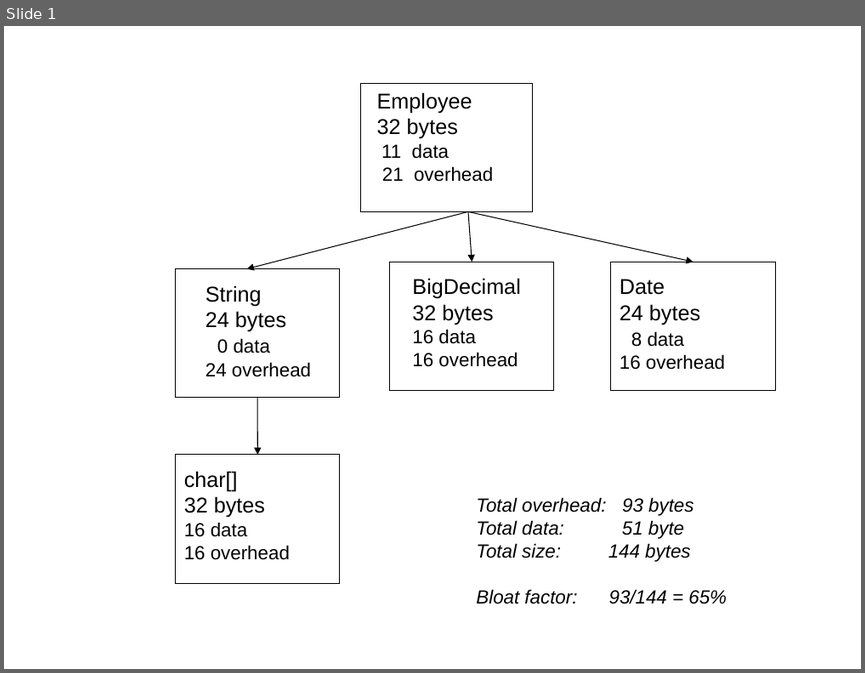
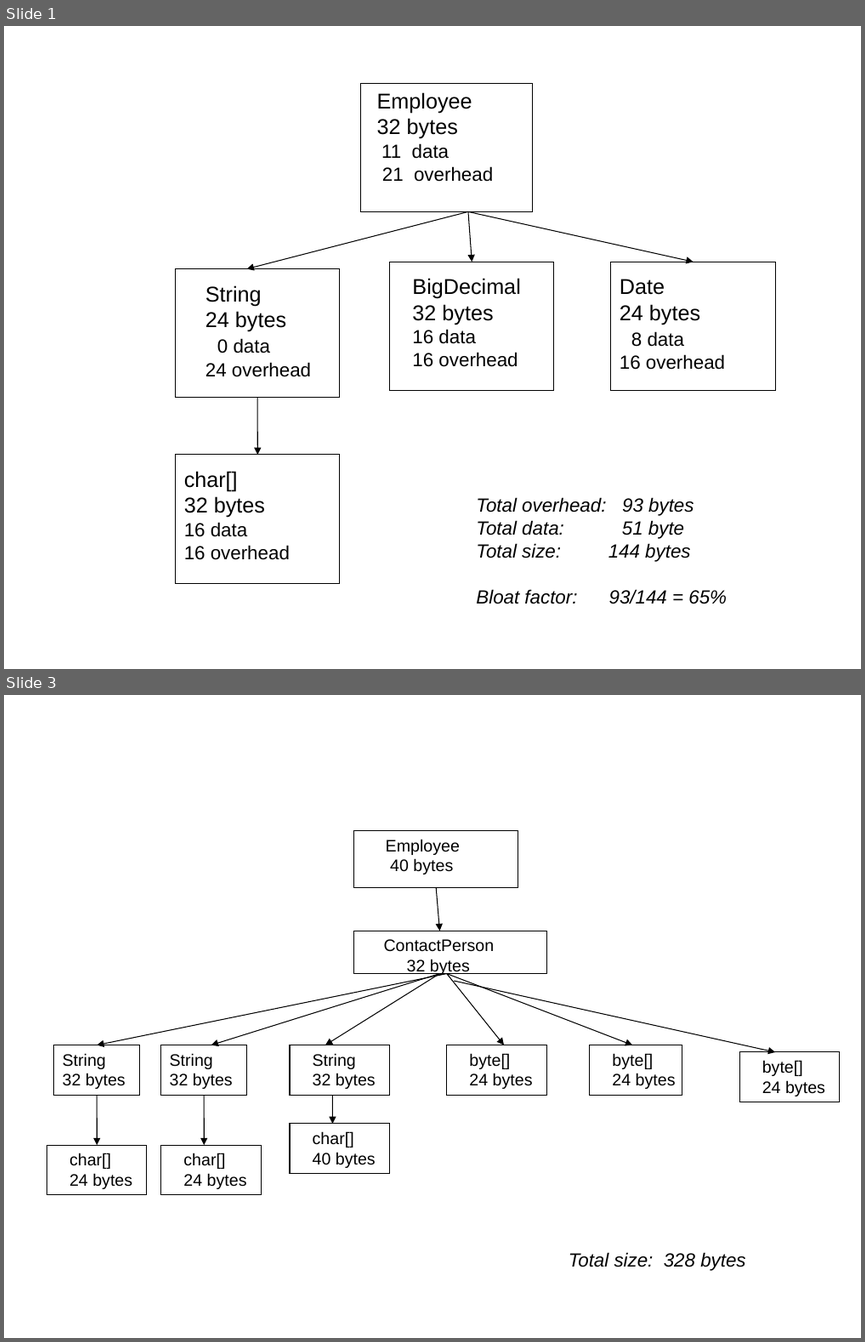
Before and after one commit to TheRuncibleTuner/bloatbook, a slide deck: Figures/chapter4/employee-status.ppt. Shown one above the other, each under a label of ours: slide 1 before the commit, slides 1 and 3 after it; the slides between them are not shown. The pictures are 865x673 and 865x1342 pixels, drawn with LibreOffice and Linux fonts; fonts in the diff are those of the drawing. Boxes give left, top, right and bottom in pixels: in the first picture for what was removed or moved away, otherwise in the second. Text is boxed around its words. In the diff, an @@ line names an element or a change of style, - is before the commit and + after.

```diff
--- a/Figures/chapter4/employee-status.ppt
+++ b/Figures/chapter4/employee-status.ppt
@@ slide 3 added at [4,695,861,1338], background #FFFFFF @@
@@ rectangle added at [353,830,518,888], outline #000000 0.74 pt @@
@@ text added at [386,839,460,874], 14 pt, text #000000 @@
+Employee
+40 bytes
@@ arrow added from (436, 888) to (439, 930), #000000 0.74 pt @@
@@ rectangle added at [353,930,546,974], outline #000000 0.74 pt @@
@@ text added at [384,939,494,975], 14 pt, text #000000 @@
+ContactPerson
+32 bytes
@@ arrow added from (447, 974) to (97, 1044), #000000 0.74 pt @@
@@ arrow added from (439, 974) to (211, 1044), #000000 0.74 pt @@
@@ arrow added from (439, 974) to (325, 1044), #000000 0.74 pt @@
@@ arrow added from (447, 974) to (504, 1044), #000000 0.74 pt @@
@@ arrow added from (447, 974) to (632, 1044), #000000 0.74 pt @@
@@ arrow added from (454, 981) to (775, 1052), #000000 0.74 pt @@
@@ rectangle added at [53,1044,139,1095], outline #000000 0.74 pt @@
@@ rectangle added at [160,1044,246,1095], outline #000000 0.74 pt @@
@@ rectangle added at [290,1044,390,1095], outline #000000 0.74 pt @@
@@ rectangle added at [447,1044,547,1095], outline #000000 0.74 pt @@
@@ rectangle added at [589,1044,681,1095], outline #000000 0.74 pt @@
@@ text added at [63,1053,126,1089], 14 pt, text #000000 @@
+String
+32 bytes
@@ text added at [170,1053,233,1089], 14 pt, text #000000 @@
+String
+32 bytes
@@ text added at [313,1053,375,1089], 14 pt, text #000000 @@
+String
+32 bytes
@@ text added at [469,1053,533,1089], 14 pt, text #000000 @@
+byte[]
+24 bytes
@@ text added at [612,1053,676,1089], 14 pt, text #000000 @@
+byte[]
+24 bytes
@@ rectangle added at [739,1052,840,1102], outline #000000 0.74 pt @@
@@ text added at [762,1060,825,1096], 14 pt, text #000000 @@
+byte[]
+24 bytes
@@ arrow added from (97, 1095) to (97, 1145), #000000 0.74 pt @@
@@ arrow added from (204, 1095) to (204, 1145), #000000 0.74 pt @@
@@ arrow added from (332, 1095) to (332, 1123), #000000 0.74 pt @@
@@ rectangle added at [290,1123,390,1173], outline #000000 0.74 pt @@
@@ rectangle added at [46,1145,147,1195], outline #000000 0.74 pt @@
@@ text added at [69,1152,132,1189], 14 pt, text #000000 @@
+char[]
+24 bytes
@@ rectangle added at [160,1145,261,1195], outline #000000 0.74 pt @@
@@ text added at [183,1152,247,1189], 14 pt, text #000000 @@
+char[]
+24 bytes
@@ text added at [313,1131,375,1168], 14 pt, text #000000 @@
+char[]
+40 bytes
@@ text added at [568,1252,745,1270], 16 pt, text #000000, italic @@
+Total size: 328 bytes
```
Also in this commit, not shown: 1 slide changed, 1 other slide added, 7 other files.
